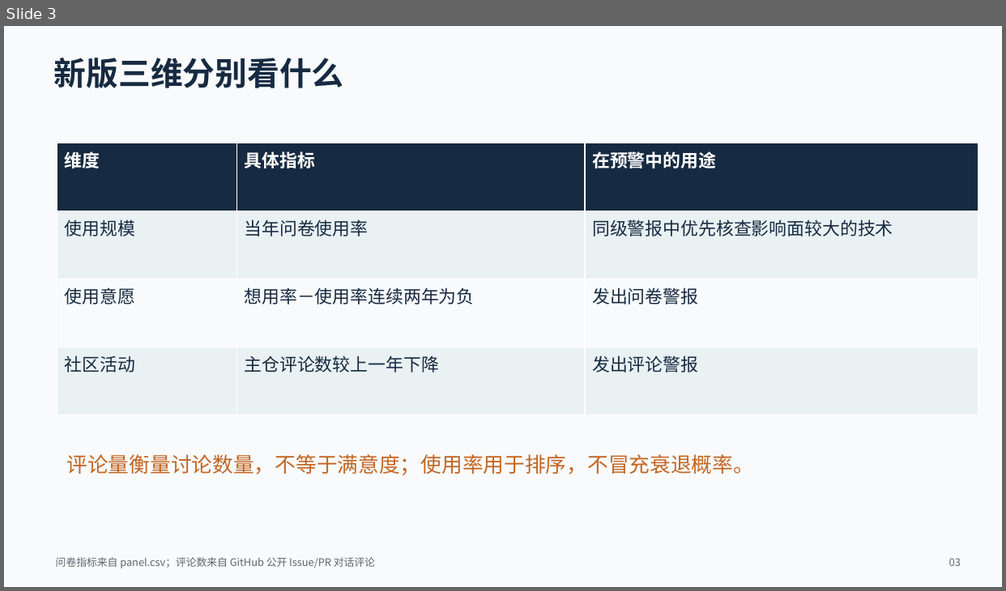
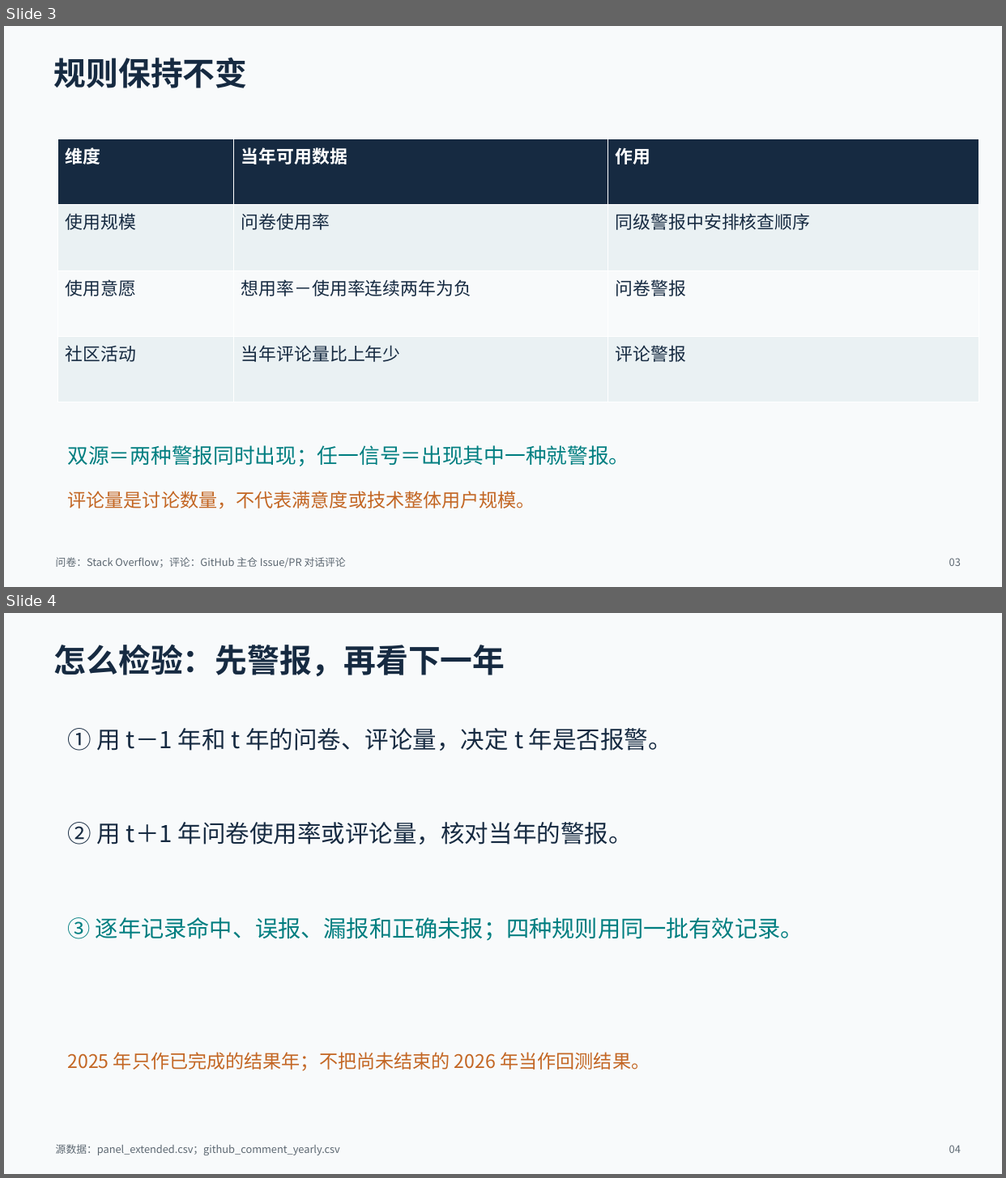
Before and after one commit to NTenthusiast/opensource-adoption-prediction, a slide deck: 组会汇报_2026-09-26/组会汇报_三维动态预警升级版.pptx. Shown one above the other, each under a label of ours: slide 3 before the commit, slides 3 and 4 after it. The pictures are 1006x591 and 1006x1178 pixels, drawn with LibreOffice and Linux fonts; fonts in the diff are those of the drawing. Boxes give left, top, right and bottom in pixels: in the first picture for what was removed or moved away, otherwise in the second. Text is boxed around its words. In the diff, an @@ line names an element or a change of style, - is before the commit and + after.

Commit message:
扩展近期双源预警样本并更新组会汇报

```diff
--- a/组会汇报_2026-09-26/组会汇报_三维动态预警升级版.pptx
+++ b/组会汇报_2026-09-26/组会汇报_三维动态预警升级版.pptx
@@ slide 4 added at bbox=[4, 613, 1002, 1174], background #F8FAFB @@
@@ text added at bbox=[54, 645, 505, 676], 31 pt, text #162A41, bold @@
+怎么检验：先警报，再看下一年
@@ text added at bbox=[68, 728, 672, 751], 23 pt, text #162A41 @@
+① 用 t－1 年和 t 年的问卷、评论量，决定 t 年是否报警。
@@ text added at bbox=[68, 822, 633, 845], 23 pt, text #162A41 @@
+② 用 t＋1 年问卷使用率或评论量，核对当年的警报。
@@ text added at bbox=[68, 918, 803, 941], 22 pt, text #007E80 @@
+③ 逐年记录命中、误报、漏报和正确未报；四种规则用同一批有效记录。
@@ text added at bbox=[68, 1052, 650, 1071], 18 pt, text #C36623 @@
+2025 年只作已完成的结果年；不把尚未结束的 2026 年当作回测结果。
@@ text added at bbox=[56, 1144, 340, 1156], 10 pt, text #5D6872 @@
+源数据：panel_extended.csv；github_comment_yearly.csv
@@ text added at bbox=[949, 1145, 961, 1153], 10 pt, text #5D6872 @@
+04
@@ slide 3 changed as well @@
@@ text at bbox=[54, 58, 248, 88]: text changed @@
-新版三维分别看什么
+规则保持不变
@@ table at bbox=[58, 139, 978, 403] @@
-row 1, column 2: 具体指标
+row 1, column 2: 当年可用数据
-row 1, column 3: 在预警中的用途
+row 1, column 3: 作用
-row 2, column 2: 当年问卷使用率
+row 2, column 2: 问卷使用率
-row 2, column 3: 同级警报中优先核查影响面较大的技术
+row 2, column 3: 同级警报中安排核查顺序
-row 3, column 3: 发出问卷警报
+row 3, column 3: 问卷警报
-row 4, column 2: 主仓评论数较上一年下降
+row 4, column 2: 当年评论量比上年少
-row 4, column 3: 发出评论警报
+row 4, column 3: 评论警报
@@ table: place and size @@
-table at bbox=[57, 143, 978, 416]
+table at bbox=[58, 139, 978, 403]
@@ text at bbox=[68, 446, 630, 467]: text changed; text colour #C36623 to #007E80 @@
-评论量衡量讨论数量，不等于满意度；使用率用于排序，不冒充衰退概率。
+双源＝两种警报同时出现；任一信号＝出现其中一种就警报。
@@ text added at bbox=[68, 491, 536, 510], 18 pt, text #C36623 @@
+评论量是讨论数量，不代表满意度或技术整体用户规模。
@@ text at bbox=[56, 557, 346, 568]: text changed @@
-问卷指标来自 panel.csv；评论数来自 GitHub 公开 Issue/PR 对话评论
+问卷：Stack Overflow；评论：GitHub 主仓 Issue/PR 对话评论
```
Also in this commit, not shown: 4 other slides changed, 7 other slides added, 7 slides removed, 20 other files.
